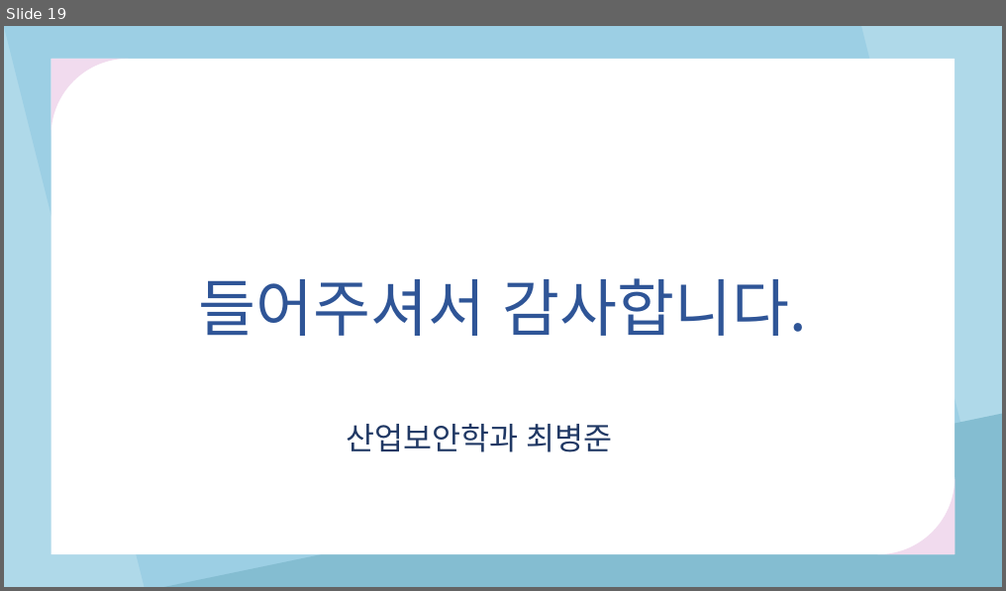
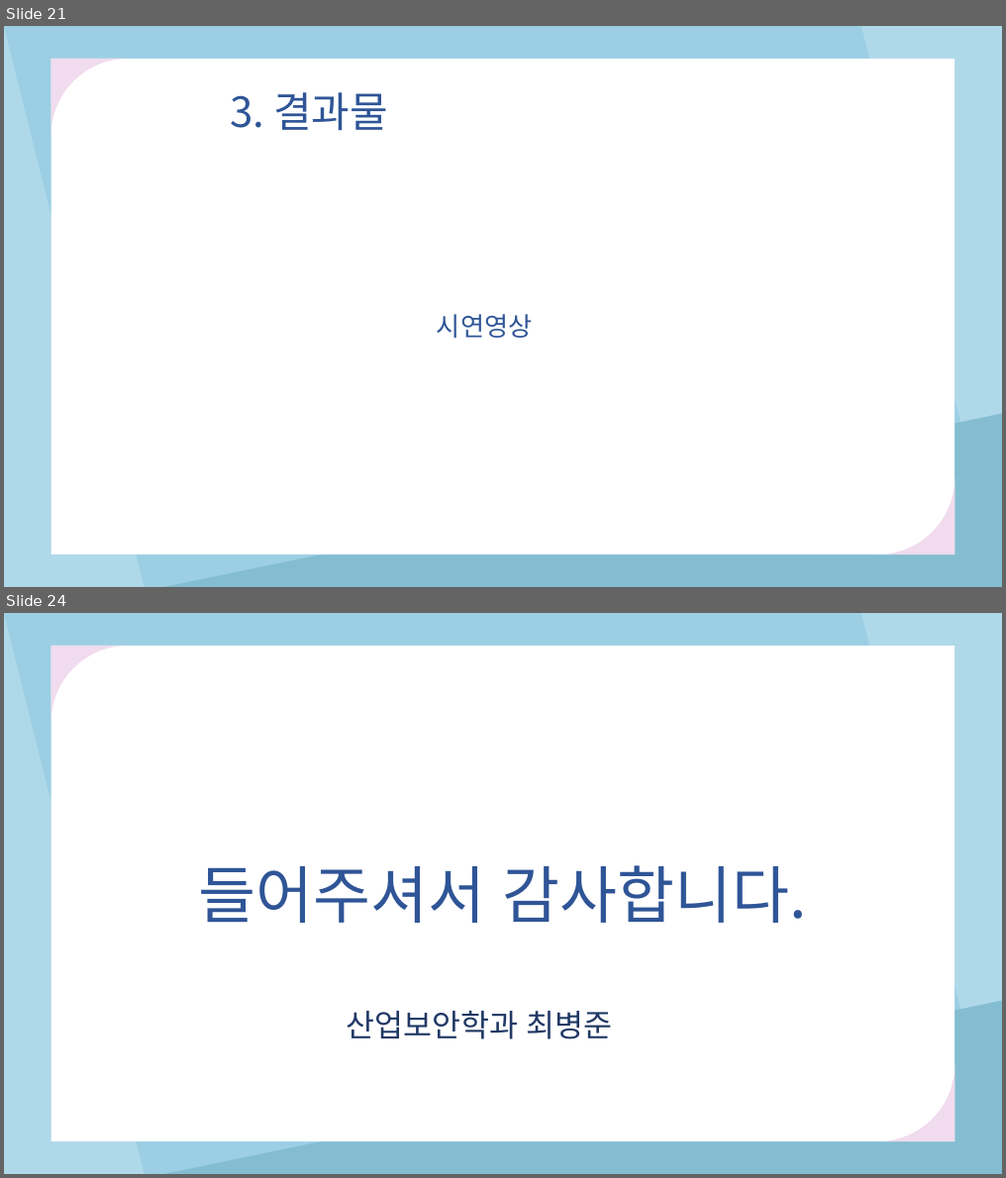
Before and after one commit to tjdghks994/instagram_crawler, a slide deck: 학부연구생발표(200131).pptx. Shown one above the other, each under a label of ours: slide 19 before the commit, slides 21 and 24 after it; the slides between them are not shown. The pictures are 1006x591 and 1006x1178 pixels, drawn with LibreOffice and Linux fonts; fonts in the diff are those of the drawing. Boxes give left, top, right and bottom in pixels: in the first picture for what was removed or moved away, otherwise in the second. Text is boxed around its words. In the diff, an @@ line names an element or a change of style, - is before the commit and + after.

```diff
--- a/학부연구생발표(200131).pptx
+++ b/학부연구생발표(200131).pptx
@@ slide 21 added at bbox=[4, 26, 1002, 587], background #FFFFFF @@
@@ rectangle added at bbox=[4, 26, 1002, 587], fill #AFD9E9, outline #AFD9E9 1 pt @@
@@ parallelogram added at bbox=[4, 26, 1002, 587], fill #9CCFE4 @@
@@ rectangle added at bbox=[52, 59, 954, 555], fill #FFFFFF @@
@@ freeform shape added at bbox=[52, 59, 129, 135], fill #F1DBEE @@
@@ text added at bbox=[230, 92, 388, 131], 40 pt, text #2F5597 @@
+3. 결과물
@@ text added at bbox=[437, 314, 532, 338], 25 pt, text #2F5597 @@
+시연영상
@@ right triangle added at bbox=[164, 414, 1002, 587], fill #84BDD1 @@
@@ freeform shape added at bbox=[877, 477, 954, 555], fill #F1DBEE @@
@@ what was slide 19 is now slide 24 @@
```
Also in this commit, not shown: 17 slides changed, 4 other slides added.
